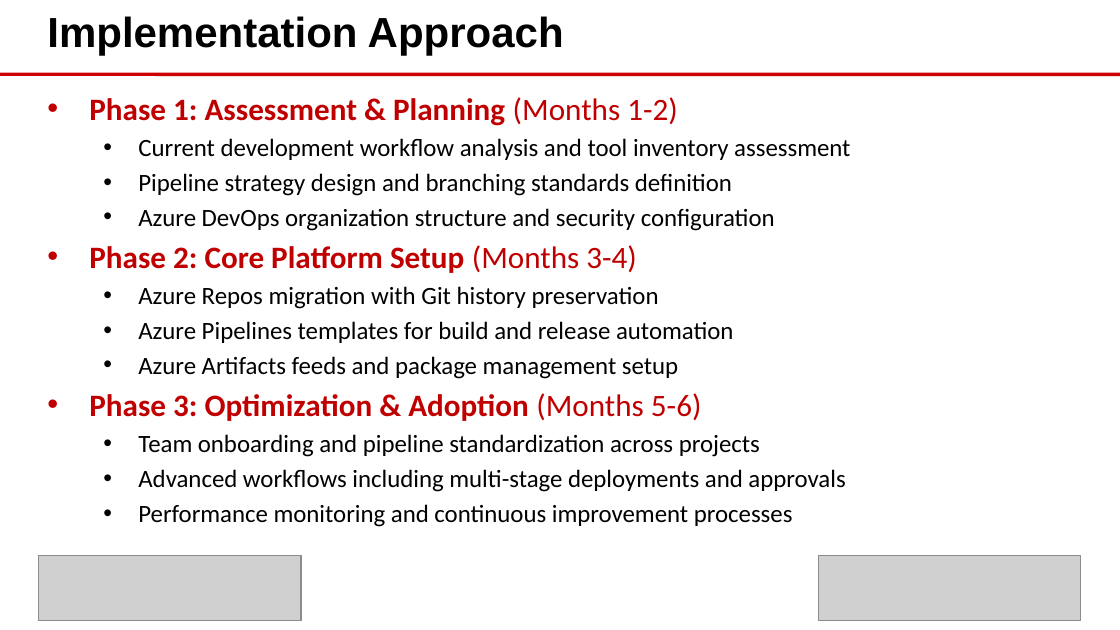
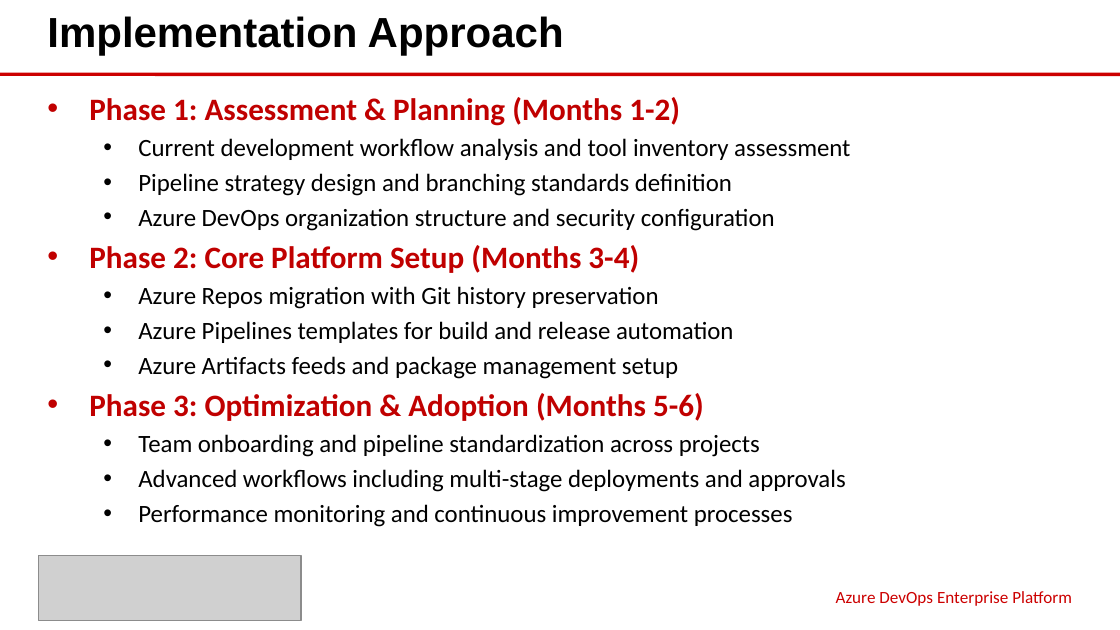
Before and after one commit to eoframework/solutions, a slide deck: slide 5 of solutions/azure/devops/enterprise-platform/presales/solution-briefing.pptx. Drawn at 1120x630 pixels with LibreOffice and Linux fonts; fonts in the diff are those of the drawing; grey boxes stand for pictures; background and template pictures are left out. Boxes give left, top, right and bottom in pixels: in the first picture for what was removed or moved away, otherwise in the second. Text is boxed around its words. In the diff, an @@ line names an element or a change of style, - is before the commit and + after.

```diff
--- a/solutions/azure/devops/enterprise-platform/presales/solution-briefing.pptx
+++ b/solutions/azure/devops/enterprise-platform/presales/solution-briefing.pptx
@@ text at (89, 97, 704, 421): bold on in "(Months 1-2)", "(Months 3-4)", "(Months 5-6)" @@
@@ picture removed at (819, 556, 1081, 620) @@
@@ text added at (836, 591, 1072, 606), 11 pt, text #CC0000 @@
+Azure DevOps Enterprise Platform
```
Also in this commit, not shown: 10 other slides changed, 11 other files.
